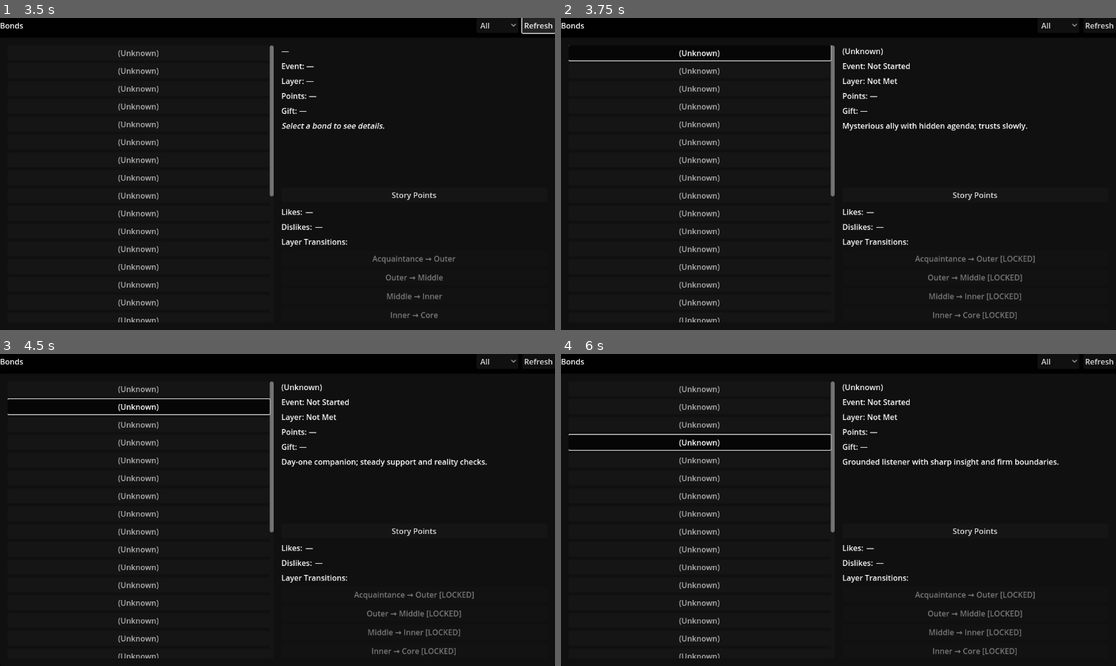
Above: before the commit, frames 1-4 (two rows, left to right).
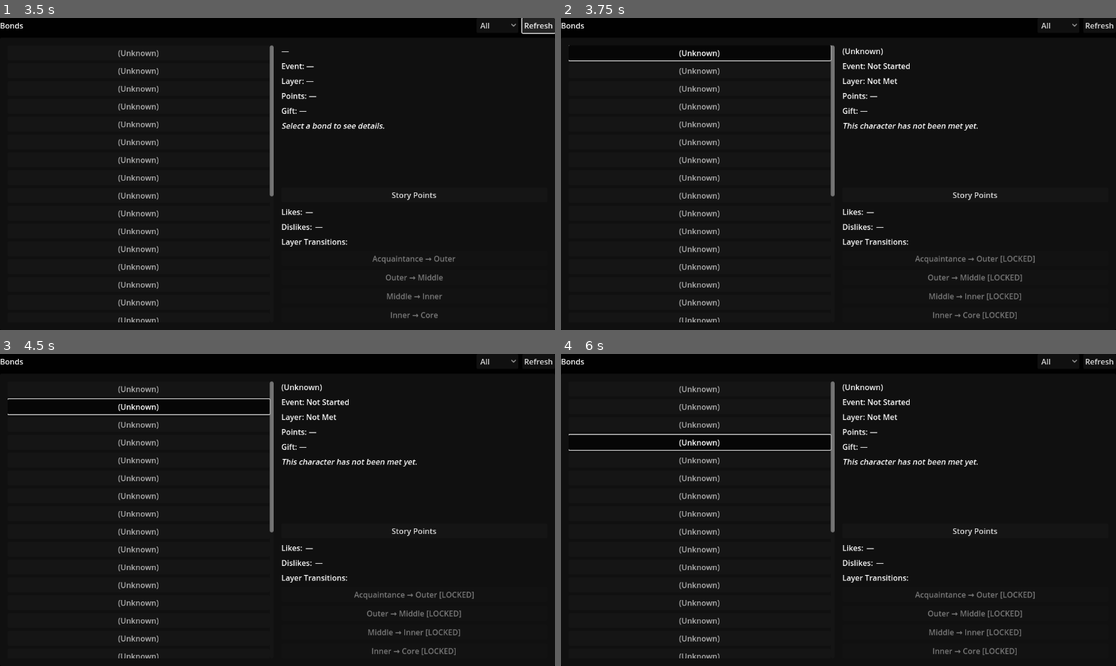
Above: after the commit, the same moments.

Repository: Cristal-Lucina/Psyokin
Game: Godot game, scene res://scenes/main_menu/panels/BondsPanel.tscn
Two runs of this game, one before a commit and one after it. Both use one fixed random seed, a clock stepped at 60 frames per second and the inputs below. This scene is started directly instead of the project's main scene.
Inputs:
- Up to frame 1 (3.5 s): click "Story Points" at 0.5 s; click "Story Points" at 1.25 s; click "All" at 2 s; click "Refresh" at 2.75 s
- Up to frame 2 (3.75 s): click "(Unknown)" at 3.5 s
- Up to frame 3 (4.5 s): click "(Unknown)" at 4.25 s
- Up to frame 4 (6 s): click "(Unknown)" at 5 s; click "(Unknown)" at 5.75 s

Frame 1 is identical in both runs. In frame 2, 0.4% of the frame differs, in the area x 50-85%, y 33-37%; in frame 3, 0.4%; in frame 4, 0.5%, in the area x 50-90%, y 33-37%.

Commit message:
Display bond hints for unknown bonds in BondsPanel
- Read bond_hint column from circle_bonds.csv
- Show hint in italics for unknown/locked bonds
- Show normal bond_description for known bonds
- Fallback to default message if no hint provided
- Gives players clues about character identity before unlocking

🤖 Generated with [Claude Code](https://claude.com/claude-code)

Co-Authored-By: Claude <noreply@anthropic.com>

Diff:
--- a/scripts/main_menu/panels/BondsPanel.gd
+++ b/scripts/main_menu/panels/BondsPanel.gd
@@ -428,11 +428,20 @@
 		else:
 			_gift_tv.text = "Gift: Available"
 
-	# Description
+	# Description or Hint
 	var rec: Dictionary = _bond_def(id)
-	var desc: String = String(rec.get("bond_description", "")).strip_edges()
 	if _desc:
-		_desc.text = desc
+		if not known:
+			# Show hint for unknown bonds instead of description
+			var hint: String = String(rec.get("bond_hint", "")).strip_edges()
+			if hint != "":
+				_desc.text = "[i]" + hint + "[/i]"
+			else:
+				_desc.text = "[i]This character has not been met yet.[/i]"
+		else:
+			# Show normal description for known bonds
+			var desc: String = String(rec.get("bond_description", "")).strip_edges()
+			_desc.text = desc
 
 	# Likes/Dislikes (only discovered, never show full list)
 	var likes: PackedStringArray = _read_discovered_or_full(id, true)
